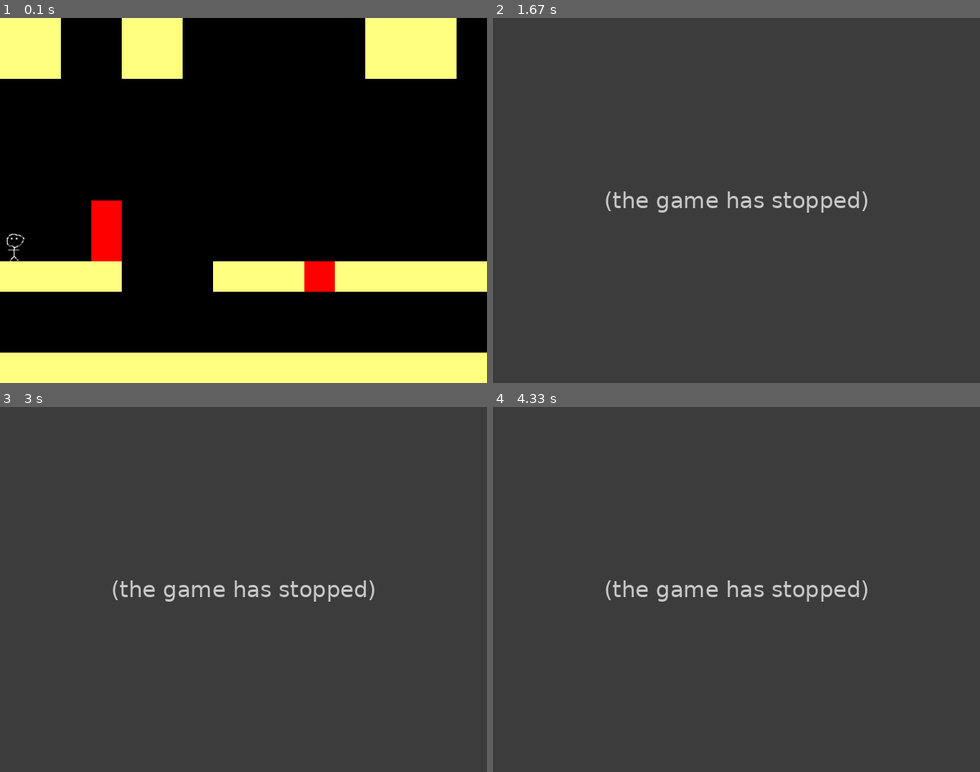
Above: before the commit, frames 1-4 (two rows, left to right).
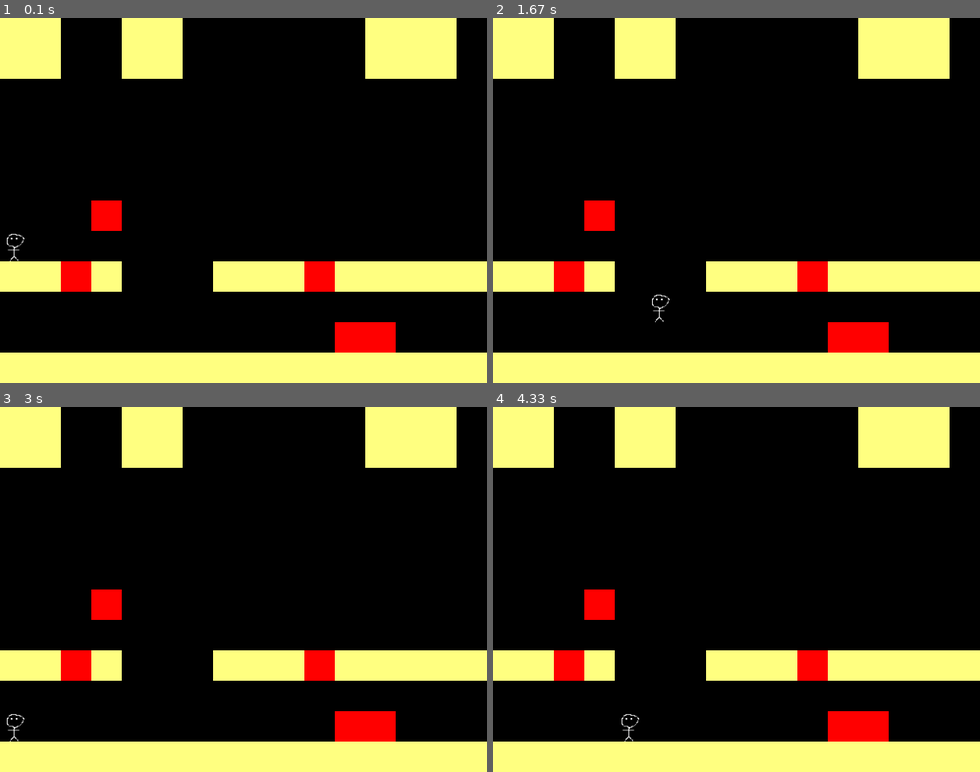
Above: after the commit, the same moments.

Repository: jsbueno/pybr21_pygame_tutorial
Game: pygame game, started from jogo.py
Two runs of this game, one before a commit and one after it. Both use one fixed random seed, a clock stepped at 60 frames per second and the inputs below.
Inputs:
- Up to frame 1 (0.1 s): no input
- Up to frame 2 (1.67 s): hold Right 0.33-0.8 s; hold Up 0.83-1.13 s; hold Right 1.17-1.63 s
- Up to frame 3 (3 s): hold Left 1.67-2.2 s; hold Down 2.23-2.53 s; hold Left 2.57-2.97 s
- Up to frame 4 (4.33 s): hold Up 3-3.37 s; hold Right 3.4-4.03 s

The runs differ from the first frame. In frame 1, 2.1% of the frame differs, in the area x 12-82%, y 58-92%; in frame 2, 100%, in the area x 0-100%, y 0-100%; in frame 3, 100%; in frame 4, 100%.
Before the commit the program exited at 0.77 s; later frames show no game.

Commit message:
Refatora personagem para uma classe

Diff:
--- a/jogo.py
+++ b/jogo.py
@@ -25,31 +25,49 @@
     return mapa
 
 
-def movimento(eventos, mapa, x, y, vx, vy):
-    ox, oy = x, y
-    for evento in eventos:
-        if evento.type == pygame.KEYDOWN:
-            if evento.key == pygame.K_LEFT: vx = -v
-            if evento.key == pygame.K_RIGHT: vx = v
-            if evento.key == pygame.K_DOWN: vy = v
-            if evento.key == pygame.K_UP: vy = -v
-            if evento.key == pygame.K_ESCAPE:
-                raise GameOver()
-        if evento.type == pygame.KEYUP:
-            vx = vy = 0
-    x = x + vx
-    y = y + vy
-    if x < 0: x= 0
-    if y < 0: y= 0
-    if x >= w: x = w - 1
-    if y >= h: y = h - 1
+class Personagem:
+    def __init__(self, caminho, mapa, x, y):
+        self.x = x
+        self.y = y
+        self.vx = 0
+        self.vy = 0
+        self.mapa = mapa
+        self.carrega_imagem(caminho)
 
-    cod = mapa.get((round(x), round(y)), " ")
-    if cod != " ":
-        x, y = ox, oy
-        if cod == "*":
-            raise GameOver()
-    return x, y, vx, vy
+    def movimento(self, eventos):
+        ox, oy = self.x, self.y
+        for evento in eventos:
+            if evento.type == pygame.KEYDOWN:
+                if evento.key == pygame.K_LEFT: self.vx = -v
+                if evento.key == pygame.K_RIGHT: self.vx = v
+                if evento.key == pygame.K_DOWN: self.vy = v
+                if evento.key == pygame.K_UP:
+                    self.vy = -v * 3
+                if evento.key == pygame.K_ESCAPE:
+                    raise GameOver()
+            if evento.type == pygame.KEYUP:
+                self.vx = 0
+                self.vy = 0
+        self.x += self.vx
+        self.y += self.vy
+        if self.x < 0: self.x= 0
+        if self.y < 0: self.y= 0
+        if self.x >= w: self.x = w - 1
+        if self.y >= h: self.y = h - 1
+
+        cod = self.mapa.get((round(self.x), round(self.y)), " ")
+        if cod != " ":
+            self.x, self.y = ox, oy
+        else:
+            chao = self.mapa.get((round(self.x), round(self.y) + 1), " ")
+            if chao == " ":
+                self.y += v
+
+    def carrega_imagem(self, caminho):
+        imagem = pygame.image.load(caminho)
+        escala = 1 / (imagem.get_width() / BL)
+        imagem = pygame.transform.rotozoom(imagem, 0, escala)
+        self.imagem = imagem
 
 def desenha(tela, personagem, mapa, x, y):
             tela.fill(FUNDO)
@@ -64,20 +82,17 @@
             pygame.display.flip()
 
 
+
+
 def principal():
     tela = pygame.display.set_mode(TAMANHO)
-    personagem = pygame.image.load("hominho.png")
-    escala = 1 / (personagem.get_width() / BL)
-    personagem = pygame.transform.rotozoom(personagem, 0, escala)
     mapa = lemapa("mapa0.txt")
-
-    x, y = 0, 7
-    vx, vy = 0, 0
+    personagem = Personagem("hominho.png", mapa, 0, 7)
 
     while True:
         eventos = pygame.event.get()
-        x, y, vx, vy = movimento(eventos, mapa, x, y, vx, vy)
-        desenha(tela, personagem, mapa, x, y)
+        personagem.movimento(eventos)
+        desenha(tela, personagem.imagem, mapa, personagem.x, personagem.y)
         pygame.time.delay(60)
 
 try:
--- a/mapa0.txt
+++ b/mapa0.txt
@@ -5,8 +5,8 @@
 
 
    *
-   *
-####   ###*#####
 
+##*#   ###*#####
 
+           **
 ################
